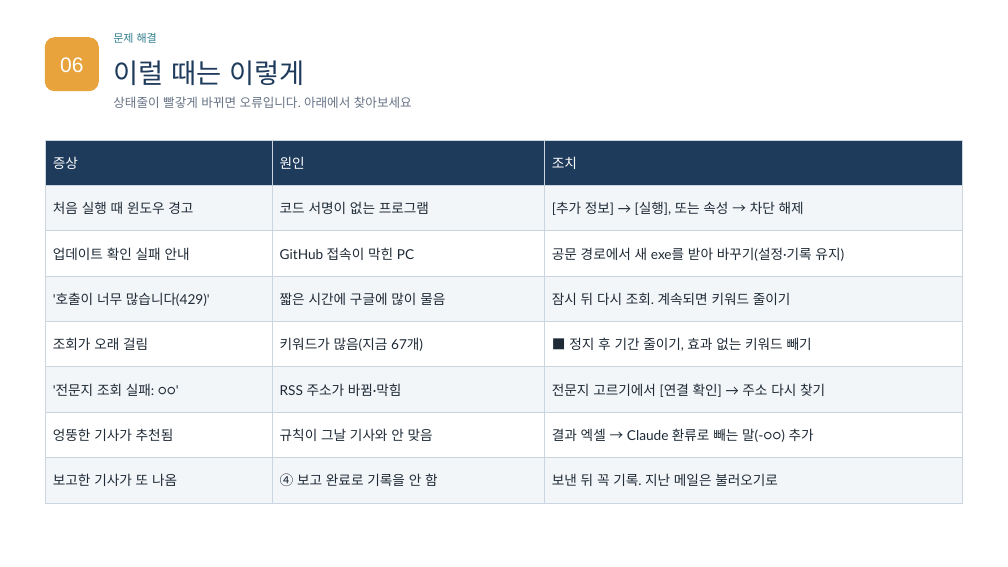
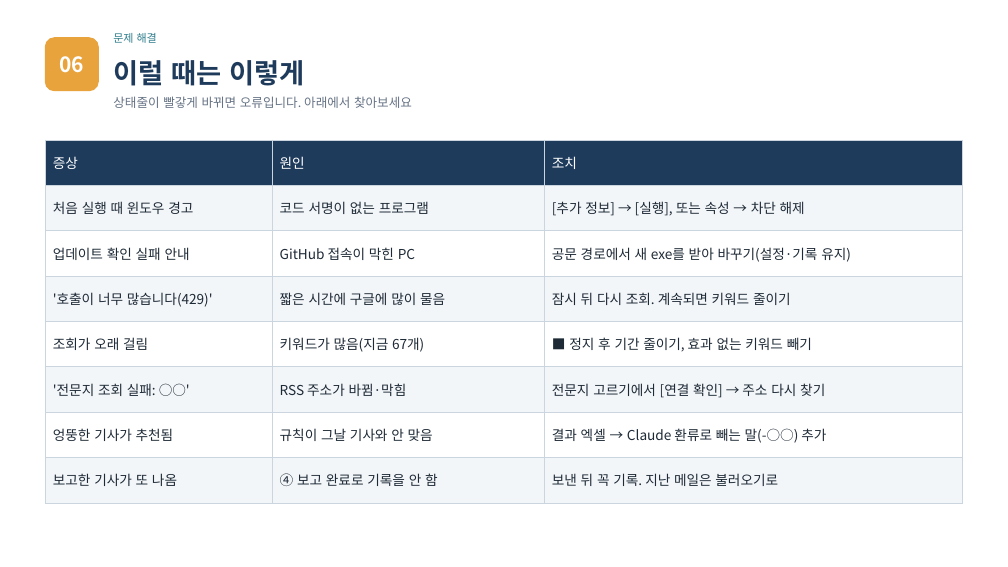
Before and after one commit to kohomkpi-code/news-monitor, a slide deck: slide 21 of docs/manual/2026_KOHOM뉴스룸_사용자매뉴얼_설명자료.pptx. Drawn at 1008x567 pixels with LibreOffice and Linux fonts; fonts in the diff are those of the drawing. Boxes give left, top, right and bottom in pixels: in the first picture for what was removed or moved away, otherwise in the second. Text is boxed around its words. In the diff, an @@ line names an element or a change of style, - is before the commit and + after.

```diff
--- a/docs/manual/2026_KOHOM뉴스룸_사용자매뉴얼_설명자료.pptx
+++ b/docs/manual/2026_KOHOM뉴스룸_사용자매뉴얼_설명자료.pptx
@@ text "06" at [59,56,84,73]: font Arial to Noto Sans CJK KR, bold on @@
@@ text "이럴 때는 이렇게" at [113,60,304,86]: font Arial to Noto Sans CJK KR, bold on @@
@@ text "상태줄이 빨갛게 바뀌면 오류입니다. 아래에서 ..." at [113,96,412,108]: font Lato to Noto Sans CJK KR @@
@@ table at [45,140,963,490] @@
@@ font Roboto to Noto Sans CJK KR in "증상", "원인", "조치" @@
@@ font Lato to Noto Sans CJK KR @@
```
Also in this commit, not shown: 21 other slides changed, 6 other files.
